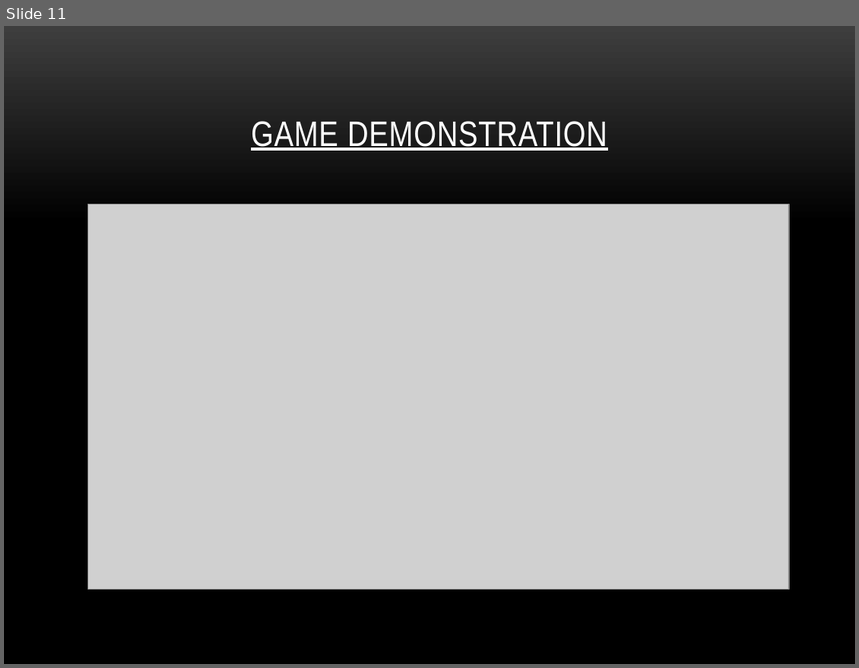
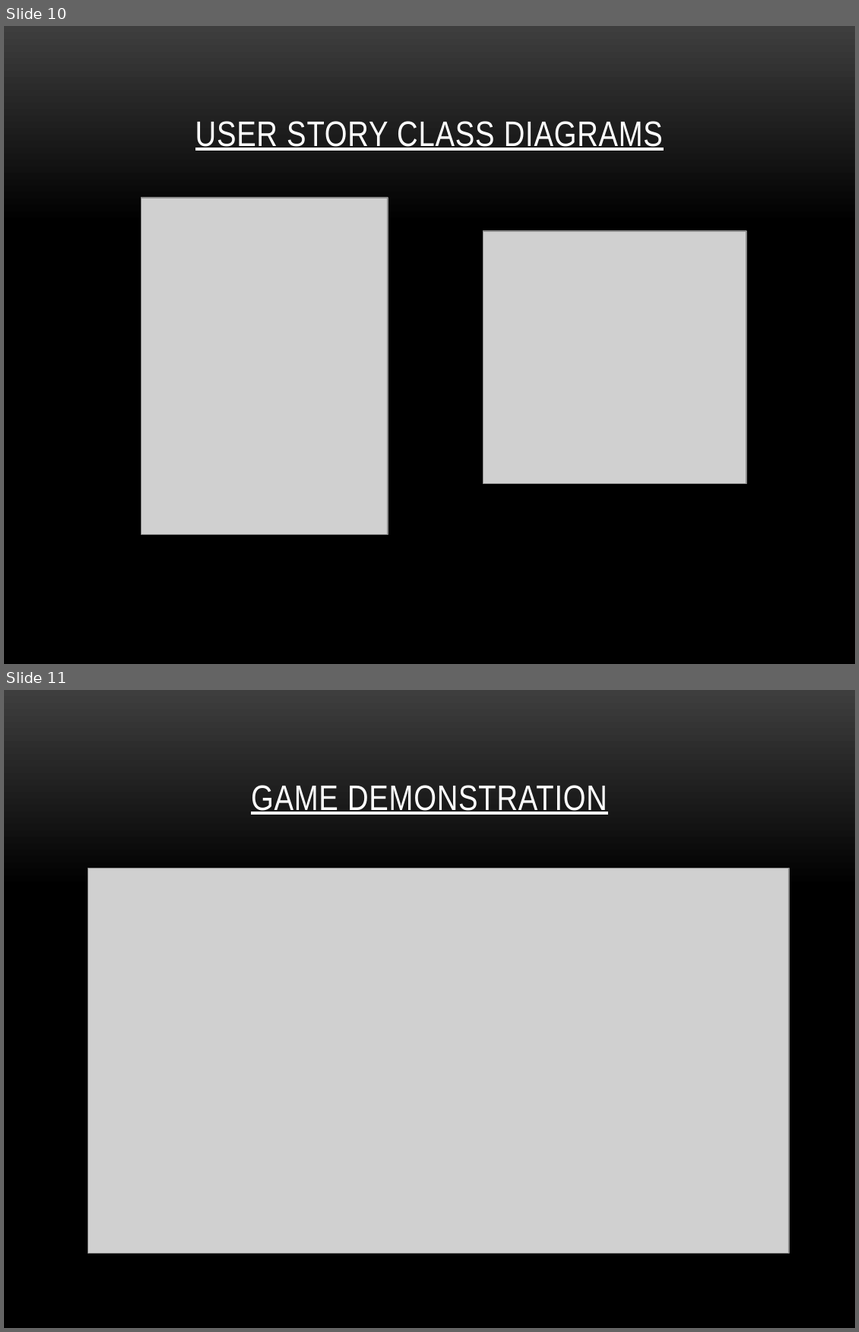
Before and after one commit to rpeacock/CaliphEtAl, a slide deck: Documentation/Flux of Souls final.pptx. Shown one above the other, each under a label of ours: slide 11 before the commit, slides 10 and 11 after it. The pictures are 859x668 and 859x1332 pixels, drawn with LibreOffice and Linux fonts; fonts in the diff are those of the drawing; grey boxes stand for pictures; background and template pictures are left out. Boxes give left, top, right and bottom in pixels: in the first picture for what was removed or moved away, otherwise in the second. Text is boxed around its words. In the diff, an @@ line names an element or a change of style, - is before the commit and + after.

```diff
--- a/Documentation/Flux of Souls final.pptx
+++ b/Documentation/Flux of Souls final.pptx
@@ slide 10 added at [4,26,855,664], background picture (left out) @@
@@ title added at [196,121,663,151], 30 pt, text #FFFFFF, underline @@
+USER STORY CLASS DIAGRAMS
@@ picture added at [141,198,388,535] @@
@@ picture added at [484,231,747,484] @@
```
Also in this commit, not shown: 1 slide changed.
